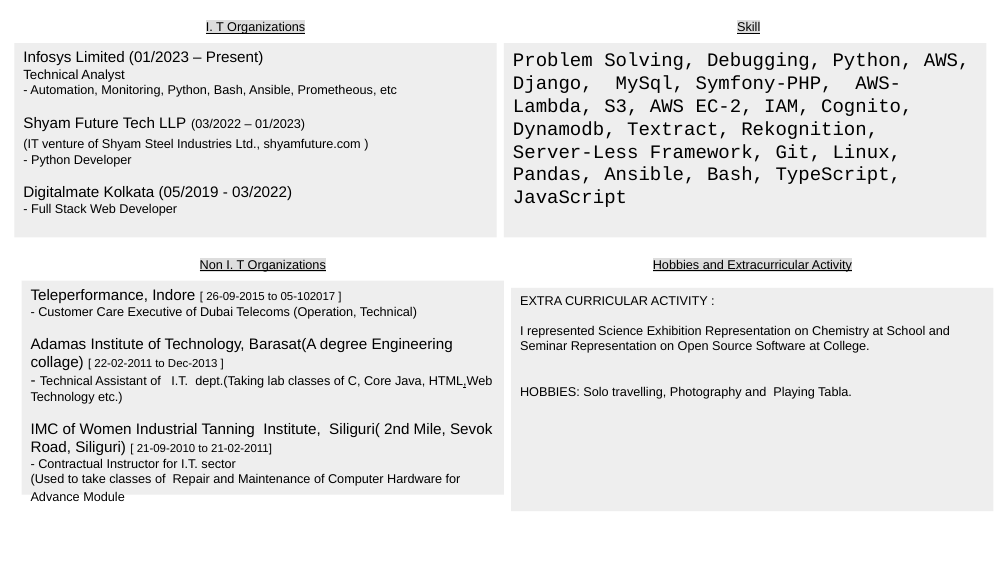
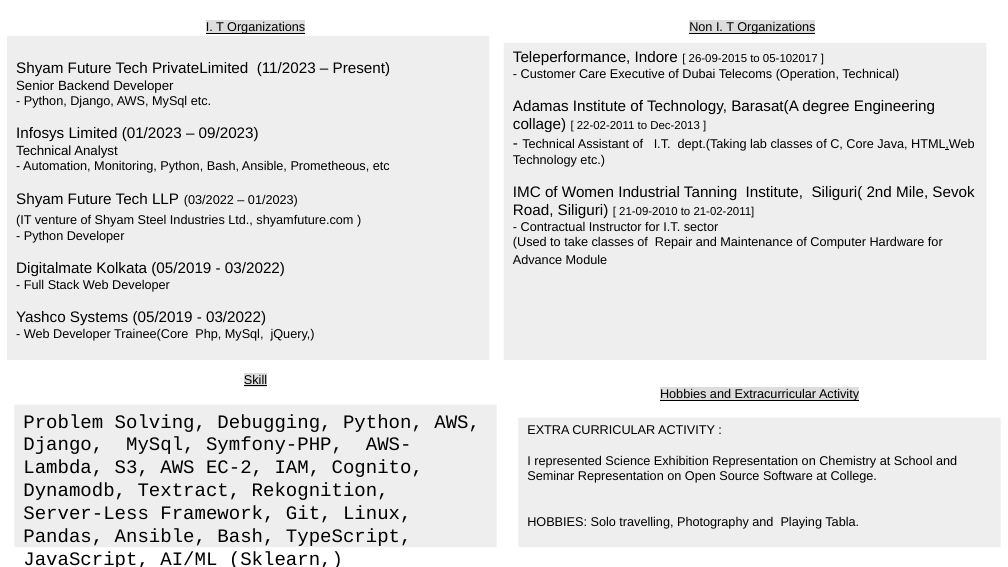
Before and after one commit to debasisnth/home_page_project, a slide deck: slide 2 of liteapp/static/liteapp/doc/DebasisNath_Resume_All.odp. Drawn at 1008x567 pixels with LibreOffice and Linux fonts; fonts in the diff are those of the drawing. Boxes give left, top, right and bottom in pixels: in the first picture for what was removed or moved away, otherwise in the second. Text is boxed around its words. In the diff, an @@ line names an element or a change of style, - is before the commit and + after.

```diff
--- a/liteapp/static/liteapp/doc/DebasisNath_Resume_All.odp
+++ b/liteapp/static/liteapp/doc/DebasisNath_Resume_All.odp
@@ text "Non I. T Organizations": place and size @@
-text "Non I. T Organizations" at [200, 260, 326, 272]
+text "Non I. T Organizations" at [689, 21, 815, 34]
@@ rectangle "Shyam Future Tech PrivateLimited (11/2023 ...": place and size @@
-rectangle "Shyam Future Tech PrivateLimited (11/2023 ..." at [15, 43, 498, 238]
+rectangle "Shyam Future Tech PrivateLimited (11/2023 ..." at [7, 36, 490, 359]
@@ rectangle "Teleperformance, Indore [ 26-09-2015 to ...": place and size @@
-rectangle "Teleperformance, Indore [ 26-09-2015 to ..." at [22, 281, 505, 495]
+rectangle "Teleperformance, Indore [ 26-09-2015 to ..." at [504, 43, 987, 359]
@@ text in rectangle at [16, 62, 390, 141]: text changed @@
-Infosys Limited (01/2023 – Present)
+Shyam Future Tech PrivateLimited (11/2023 – Present)
+Senior Backend Developer
+- Python, Django, AWS, MySql etc.
+Infosys Limited (01/2023 – 09/2023)
@@ text in rectangle at [16, 311, 315, 341]: paragraphs added @@
+Yashco Systems (05/2019 - 03/2022)
+- Web Developer Trainee(Core Php, MySql, jQuery,)
@@ text "Skill": place and size @@
-text "Skill" at [737, 22, 760, 34]
+text "Skill" at [244, 375, 267, 386]
@@ text "Hobbies and Extracurricular Activity": place and size @@
-text "Hobbies and Extracurricular Activity" at [653, 259, 852, 272]
+text "Hobbies and Extracurricular Activity" at [660, 388, 859, 401]
@@ rectangle "Problem Solving, Debugging, Python, AWS, ...": place and size @@
-rectangle "Problem Solving, Debugging, Python, AWS, ..." at [504, 43, 987, 238]
+rectangle "Problem Solving, Debugging, Python, AWS, ..." at [15, 404, 498, 547]
@@ rectangle "EXTRA CURRICULAR ACTIVITY :": place and size @@
-rectangle "EXTRA CURRICULAR ACTIVITY :" at [511, 288, 994, 511]
+rectangle "EXTRA CURRICULAR ACTIVITY :" at [519, 418, 1002, 548]
@@ text in rectangle at [23, 506, 412, 567]: text changed @@
-Server-Less Framework, Git, Linux, Pandas, Ansible, Bash, TypeScript, JavaScript
+Server-Less Framework, Git, Linux, Pandas, Ansible, Bash, TypeScript, JavaScript, AI/ML (Sklearn,)
```
Also in this commit, not shown: 1 other slide changed, 1 other file.
